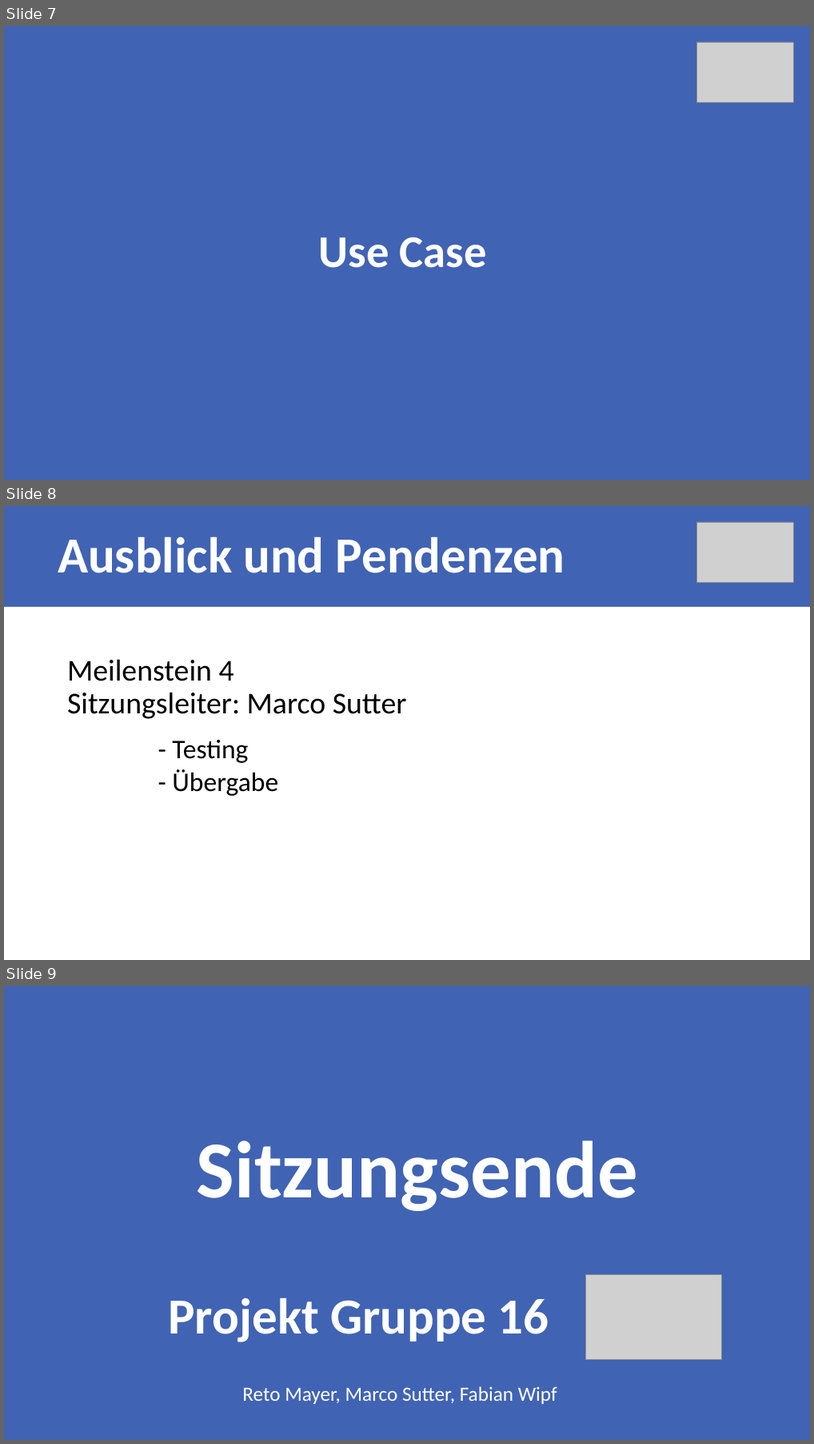
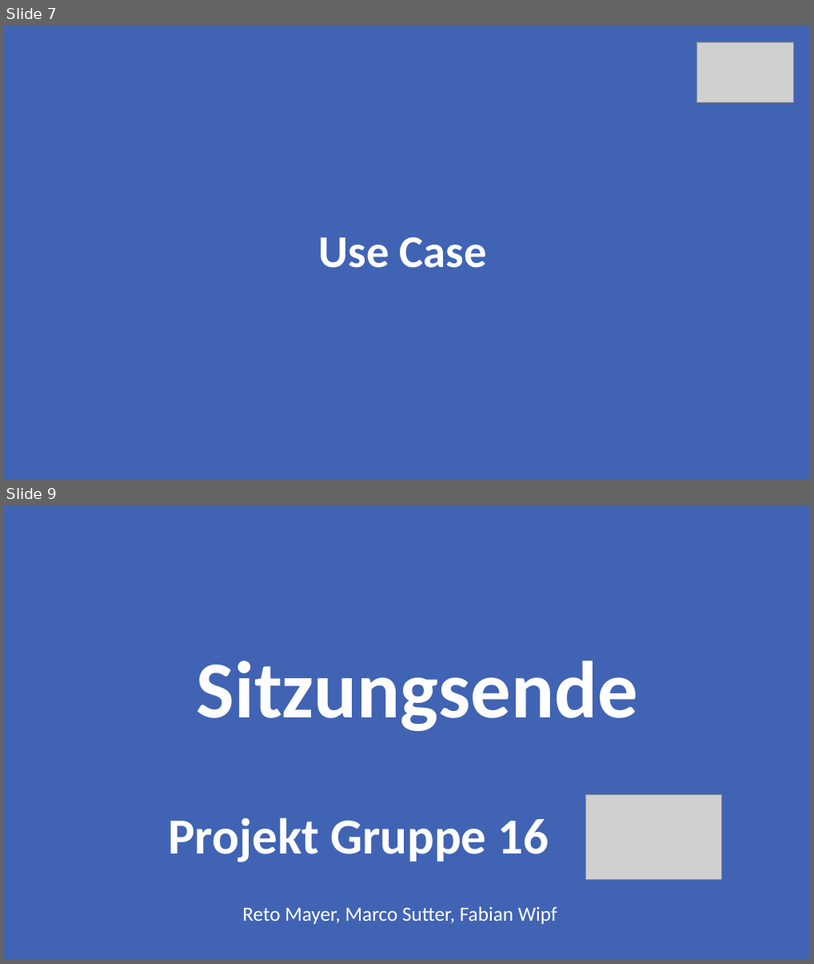
Before and after one commit to Rinc11/FOS, a slide deck: documents/00_Sitzungen/Milestone_4/Meilenstein4.pptx. Shown one above the other, each under a label of ours: slides 7, 8 and 9 before the commit, slides 7 and 9 after it; the slides between them are not shown. The pictures are 814x1444 and 814x964 pixels, drawn with LibreOffice and Linux fonts; fonts in the diff are those of the drawing; grey boxes stand for pictures. Boxes give left, top, right and bottom in pixels: in the first picture for what was removed or moved away, otherwise in the second. Text is boxed around its words. In the diff, an @@ line names an element or a change of style, - is before the commit and + after.

```diff
--- a/documents/00_Sitzungen/Milestone_4/Meilenstein4.pptx
+++ b/documents/00_Sitzungen/Milestone_4/Meilenstein4.pptx
@@ slide 8 removed at (x1=4, y1=506, x2=810, y2=960), background #4063B4 @@
@@ picture removed at (x1=698, y1=522, x2=794, y2=582) @@
@@ title removed at (x1=58, y1=537, x2=566, y2=573) @@
-Ausblick und Pendenzen
@@ rectangle removed at (x1=4, y1=607, x2=810, y2=960) @@
-Meilenstein 4
-Sitzungsleiter: Marco Sutter
-  - Testing
-  - Übergabe
```
Also in this commit, not shown: 5 slides changed, 2 slides added, 1 other slide removed.
